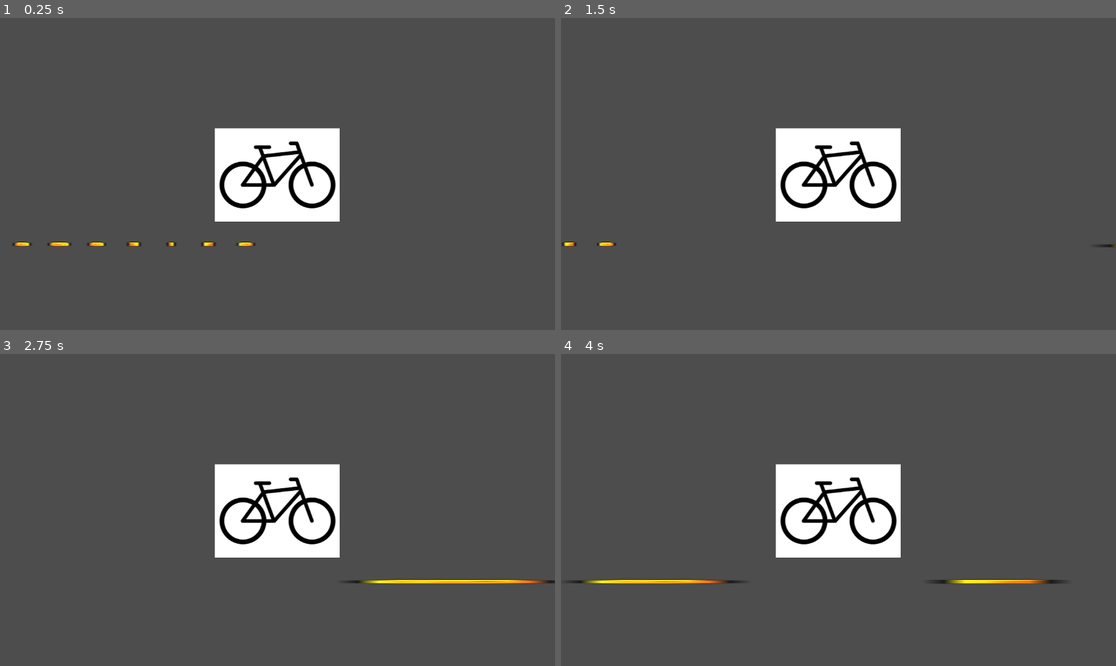
Above: before the commit, frames 1-4 (two rows, left to right).
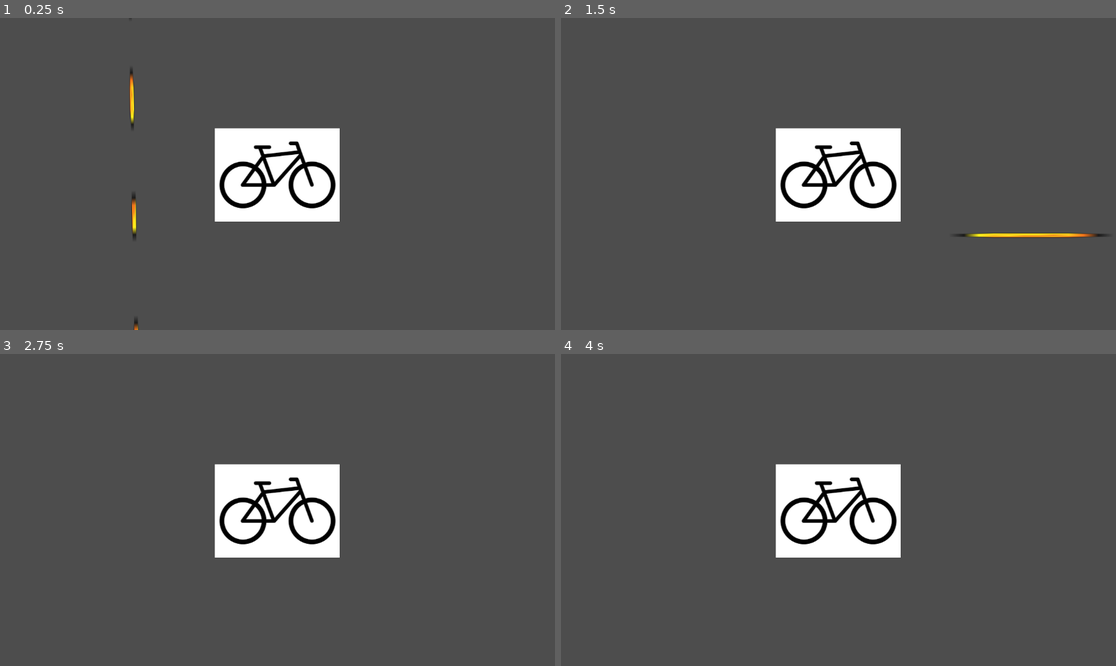
Above: after the commit, the same moments.

Repository: andreaTheCoder/brackeysgamejam
Game: Godot game, scene res://scenes/game.tscn
The game is run twice, just before and just after one commit, with the same random seed, the same clock (stepped at 60 frames per second) and the same inputs.
Inputs:
- Up to frame 1 (0.25 s): no input
- Up to frame 2 (1.5 s): tap Enter at 0.5 s; hold Right (forward) 0.53-1.28 s; hold Down (down) from 1.28 s (still down)
- Up to frame 3 (2.75 s): release Down (down) at 2.03 s; hold Right (forward) from 2.03 s (still down)
- Up to frame 4 (4 s): release Right (forward) at 3.53 s; hold Down (down) from 3.53 s (still down)

The runs differ from the first frame. In frame 1, 0.6% of the frame differs, in the area x 2-46%, y 16-100%; in frame 2, 0.5%; in frame 3, 0.5%; in frame 4, 0.7%, in the area x 1-91%, y 72-74%.

Commit message:
y movement added

Diff:
--- a/scenes/game.tscn
+++ b/scenes/game.tscn
@@ -5,6 +5,11 @@
 [ext_resource type="Texture2D" uid="uid://1bp7h2lo5joi" path="res://assets/brackeys_platformer_assets 2/sprites/coin.png" id="3_lnu2h"]
 
 [node name="Game" type="Node2D"]
+
+[node name="Coin2" type="Sprite2D" parent="."]
+position = Vector2(3544.19, 149)
+scale = Vector2(31.0028, 1)
+texture = ExtResource("3_lnu2h")
 
 [node name="Bike" parent="." instance=ExtResource("1_uwrxv")]
 position = Vector2(0, 2)
@@ -16,11 +21,7 @@
 script = ExtResource("2_yqjtg")
 
 [node name="Coin" type="Sprite2D" parent="."]
-position = Vector2(-491.5, 146)
-scale = Vector2(4.83854, 1)
+position = Vector2(-309, -523)
+rotation = 1.5524
+scale = Vector2(15.272, 1)
 texture = ExtResource("3_lnu2h")
-
-[node name="Coin" type="Sprite2D" parent="Coin"]
-position = Vector2(1152.5, 3)
-scale = Vector2(9.17188, 1)
-texture = ExtResource("3_lnu2h")
--- a/scripts/bike.gd
+++ b/scripts/bike.gd
@@ -1,13 +1,12 @@
 extends CharacterBody2D
 
 # X direction movement
-const ACCELERATION = 1000.0
+const X_ACCEL = 1000.0 # X direction acceleration
 const MAX_SPEED = 4000
-const BRAKE_SPEED = 1000 # rate at which you decelerate when spacebar is not pressed
+const X_DECEL = 1000 # rate at which you decelerate when spacebar is let go
 
-# Y direciton movement
-var y_direction = 1 #1 means down, -1 means up
-
+# y deceleration speed
+const Y_DECEL = 10
 # Lane Boundaries
 const MAX_Y_POS = 400
 const MIN_Y_POS = -400
@@ -15,19 +14,18 @@
 func _physics_process(delta: float) -> void:
 	# Handle forward movement.
 	if Input.is_action_pressed("forward"):
-		velocity.x += clamp(ACCELERATION*delta, 0, MAX_SPEED) # Add the acceleration to the speed, but only until max speed
+		velocity.x += clamp(X_ACCEL*delta, 0, MAX_SPEED) # Add the acceleration to the speed, but only until max speed
 	else:
-		velocity.x = max(velocity.x - BRAKE_SPEED*delta, 0) # Set velocity to the velocity minus the deceleration, but cap at 0
+		velocity.x = max(velocity.x - X_DECEL*delta, 0) # Set velocity to the velocity minus the deceleration, but cap at 0
 
 	print(velocity.x)
 
-	# Get the input direction and handle the movement/deceleration.
-	#y_direction = Input.get_axis("up", "down")
-	#print(y_direction)
-	#if y_direction>0: # bike is moving down
-	#	velocity.y= clamp(ACCELERATION*delta, 0, MAX_SPEED)
-
-	#else:
-	#	velocity.y = clamp((velocity.y - BRAKE_SPEED) *delta, MAX_SPEED, 0)
+	# Handle up/down movement
+	if Input.is_action_pressed("up"):
+		velocity.y -= clamp(X_ACCEL*delta, 0, MAX_SPEED) # Add the acceleration to the speed, but only until max speed
+	elif Input.is_action_pressed("down"):
+		velocity.y += clamp(X_ACCEL*delta, 0, MAX_SPEED) # Add the acceleration to the speed, but only until max speed
+	else:
+		velocity.y = move_toward(velocity.y, 0, Y_DECEL) # moves velocity towards 0, slowing it down every from by 10 when not pressing up or down
 
 	move_and_slide()
